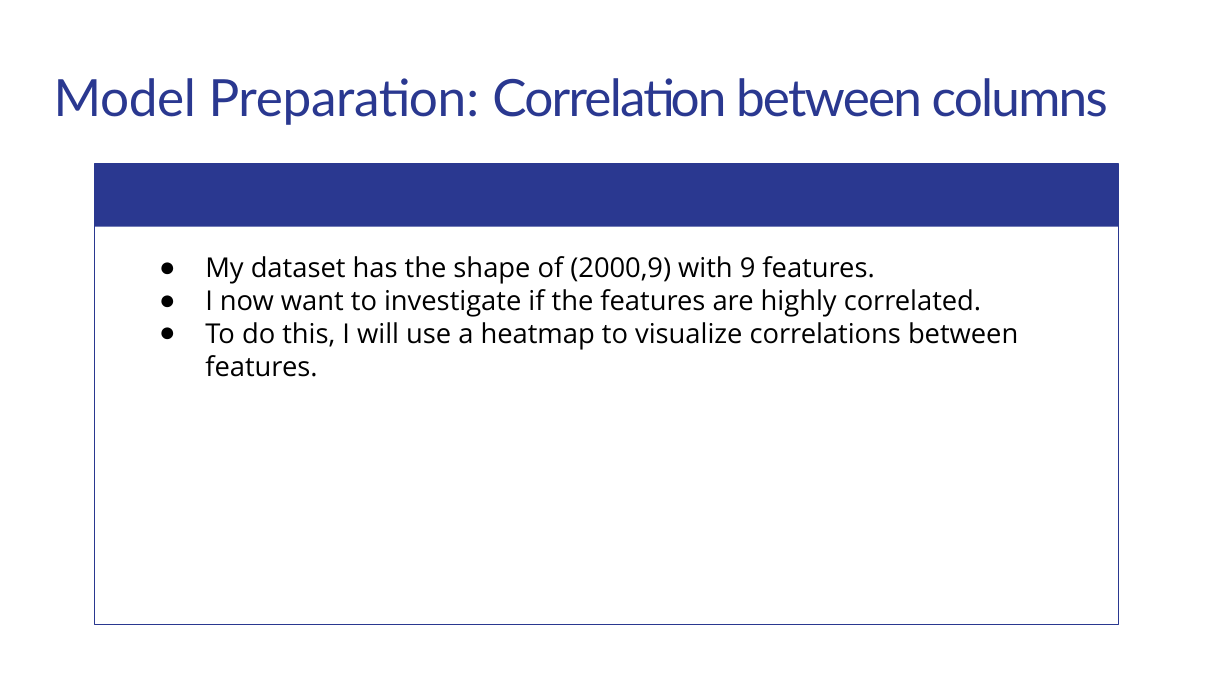
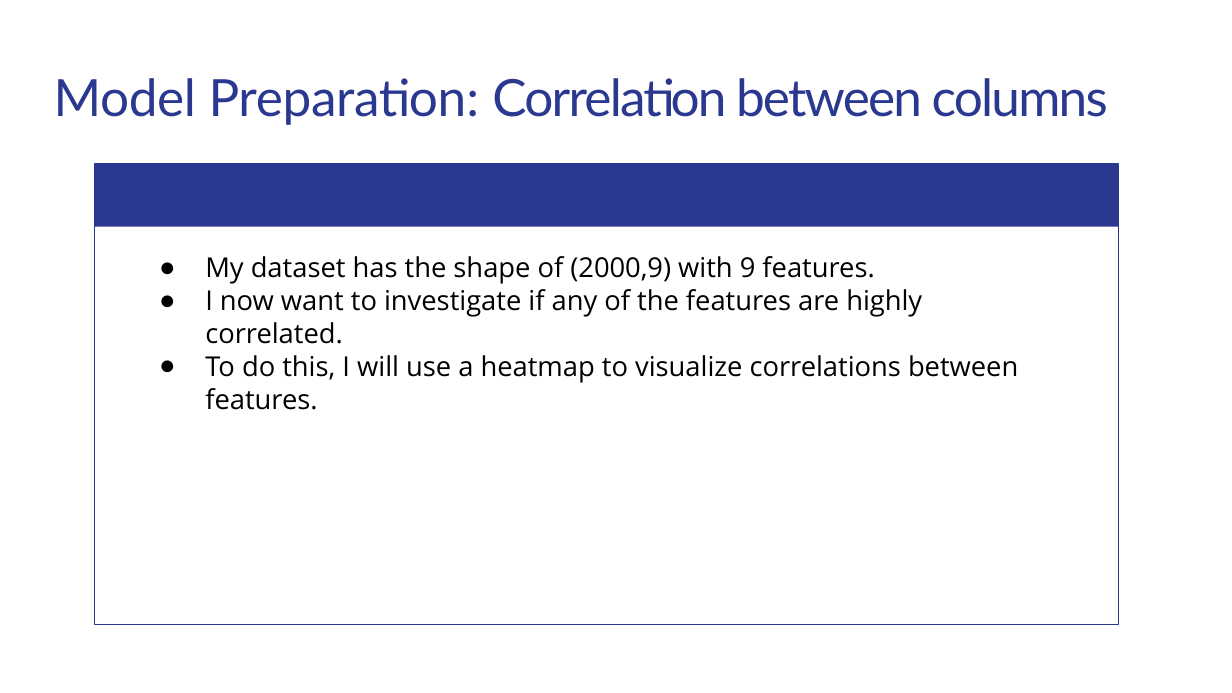
Before and after one commit to matthewshawnkehoe/Data-Science-Projects, a slide deck: slide 15 of Capstone Projects/Capstone_Three_Unsupervised_ML/Classifying_Mall_Customers.pptx. Drawn at 1232x693 pixels with LibreOffice and Linux fonts; fonts in the diff are those of the drawing. Boxes give left, top, right and bottom in pixels: in the first picture for what was removed or moved away, otherwise in the second. Text is boxed around its words. In the diff, an @@ line names an element or a change of style, - is before the commit and + after.

```diff
--- a/Capstone Projects/Capstone_Three_Unsupervised_ML/Classifying_Mall_Customers.pptx
+++ b/Capstone Projects/Capstone_Three_Unsupervised_ML/Classifying_Mall_Customers.pptx
@@ text at box(205, 289, 922, 344): text changed @@
-● I now want to investigate if the features are highly correlated.
+● I now want to investigate if any of the features are highly correlated.
```
Also in this commit, not shown: 10 other slides changed, 4 slides added, 4 slides removed, 1 other file.
